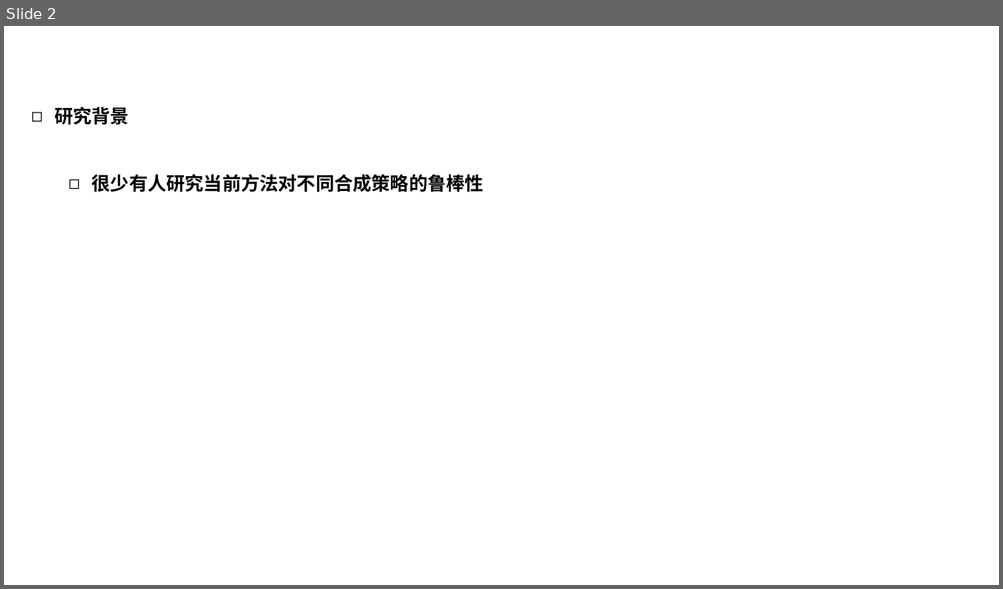
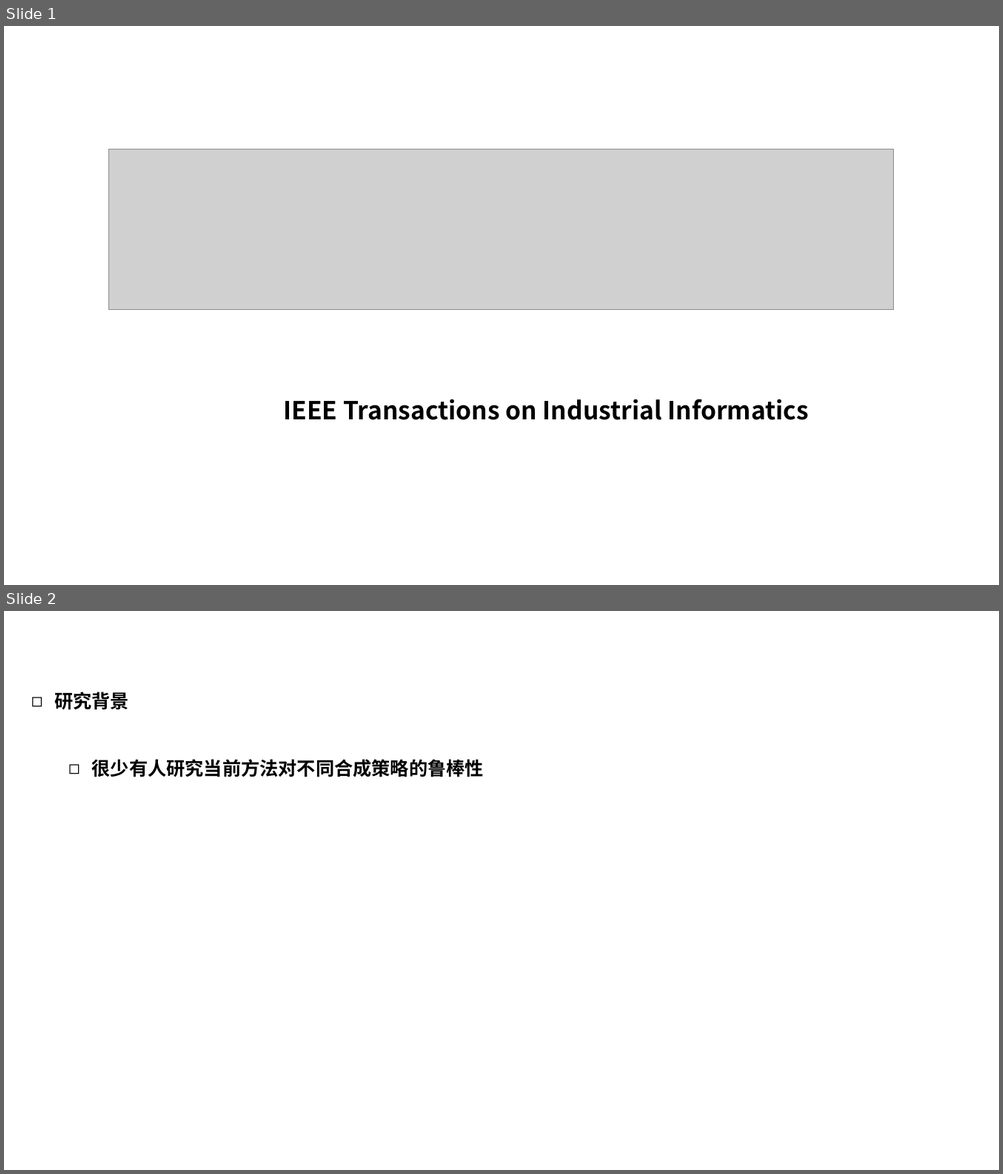
Before and after one commit to M3C-CSU/weekly-paper-sharing, a slide deck: PPT/2024-11-30-wk.pptx. Shown one above the other, each under a label of ours: slide 2 before the commit, slides 1 and 2 after it. The pictures are 1003x589 and 1003x1174 pixels, drawn with LibreOffice and Linux fonts; fonts in the diff are those of the drawing; grey boxes stand for pictures. Boxes give left, top, right and bottom in pixels: in the first picture for what was removed or moved away, otherwise in the second. Text is boxed around its words. In the diff, an @@ line names an element or a change of style, - is before the commit and + after.

```diff
--- a/PPT/2024-11-30-wk.pptx
+++ b/PPT/2024-11-30-wk.pptx
@@ slide 1 added at bbox=[4, 26, 999, 585], background #FFFFFF @@
@@ picture added at bbox=[109, 149, 894, 310] @@
@@ text added at bbox=[284, 399, 808, 420], 24 pt, text #000000, bold @@
+    IEEE Transactions on Industrial Informatics
```
Also in this commit, not shown: 1 slide removed.
